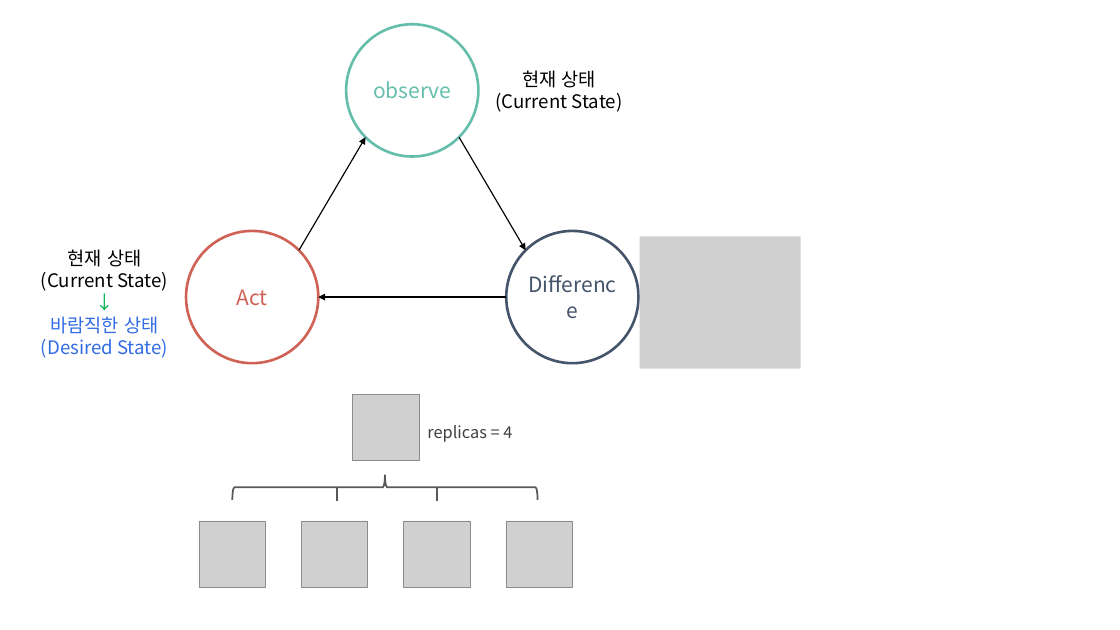
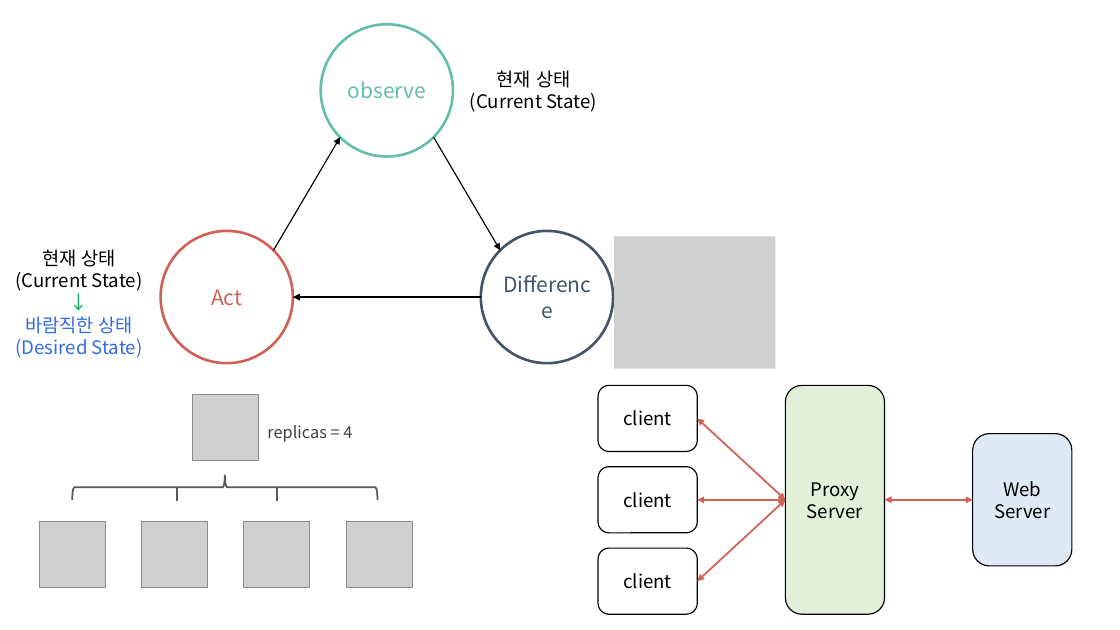
Before and after one commit to siwon-park/Infra-Study, a slide deck: slide 10 of markdown_image.pptx. Drawn at 1120x630 pixels with LibreOffice and Linux fonts; fonts in the diff are those of the drawing; grey boxes stand for pictures. Boxes give left, top, right and bottom in pixels: in the first picture for what was removed or moved away, otherwise in the second. Text is boxed around its words. In the diff, an @@ line names an element or a change of style, - is before the commit and + after.

```diff
--- a/markdown_image.pptx
+++ b/markdown_image.pptx
@@ 3 ellipses, 3 arrows, 2 texts, 1 picture: place and size @@
-3 ellipses, 3 arrows, 2 texts, 1 picture at box(41, 24, 801, 368)
+3 ellipses, 3 arrows, 2 texts, 1 picture at box(15, 24, 776, 368)
@@ 5 pictures, 2 lines, 1 text, 1 right brace: place and size @@
-5 pictures, 2 lines, 1 text, 1 right brace at box(199, 395, 573, 587)
+5 pictures, 2 lines, 1 text, 1 right brace at box(39, 395, 413, 587)
@@ group added at box(598, 386, 1072, 615): 5 rounded rectangles, 4 double arrows @@
+client
+client
+client
+Proxy
+Server
+Web
+Server
```
Also in this commit, not shown: 1 slide added, 1 other file.
